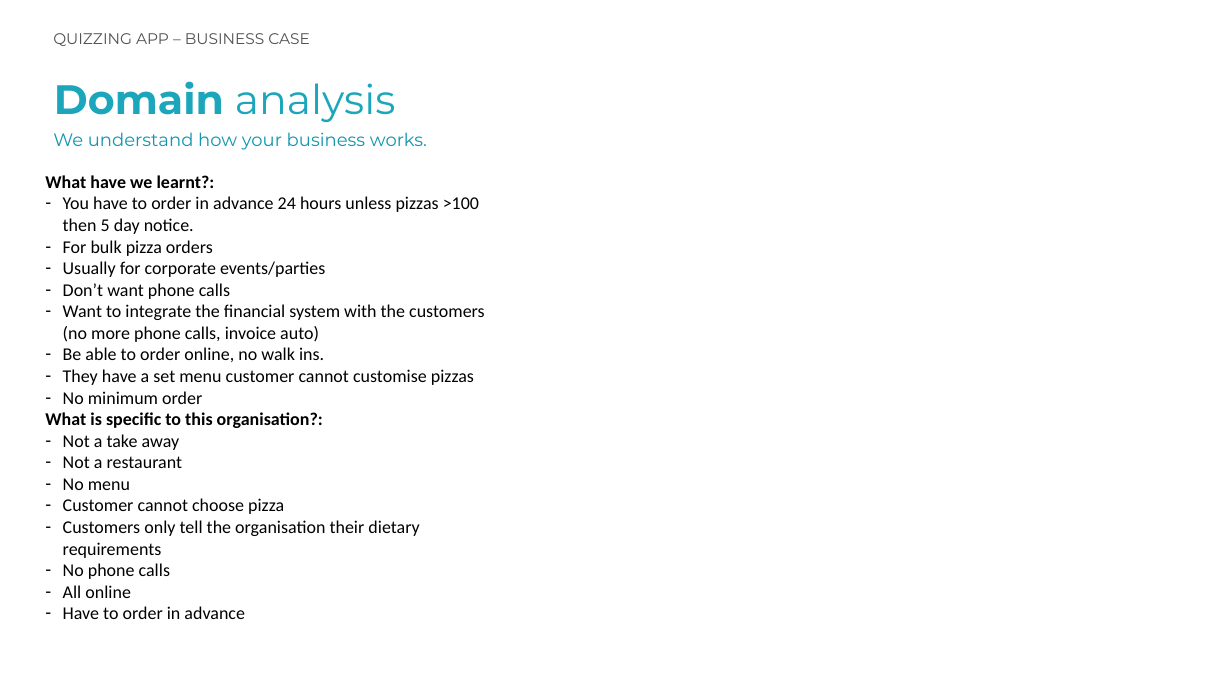
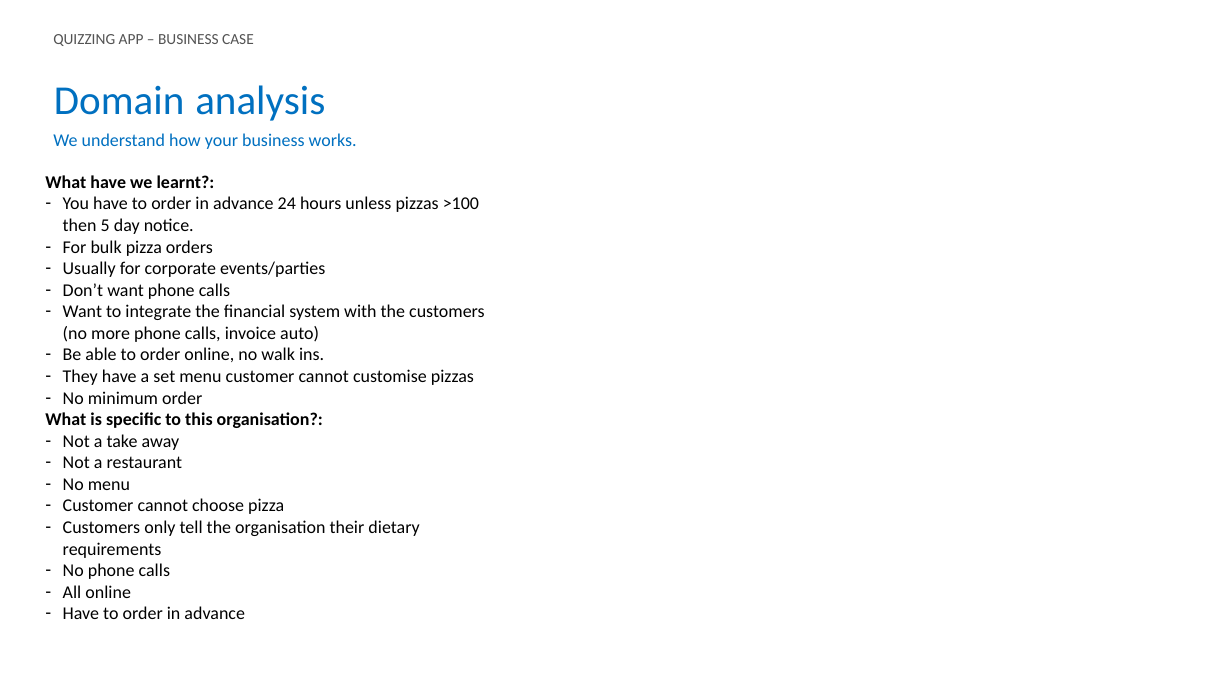
Before and after one commit to Joanajua/Quiz, a slide deck: slide 2 of Quiz - Documentation/QuizApp - Business Case.pptx. Drawn at 1232x693 pixels with LibreOffice and Linux fonts; fonts in the diff are those of the drawing. Boxes give left, top, right and bottom in pixels: in the first picture for what was removed or moved away, otherwise in the second. Text is boxed around its words. In the diff, an @@ line names an element or a change of style, - is before the commit and + after.

```diff
--- a/Quiz - Documentation/QuizApp - Business Case.pptx
+++ b/Quiz - Documentation/QuizApp - Business Case.pptx
@@ text "QUIZZING APP – BUSINESS CASE" at bbox=[53, 34, 254, 46]: font Montserrat to Calibri @@
@@ text "Domain analysis" at bbox=[54, 85, 325, 121]: font Montserrat to Calibri, text colour #1BA6BC to #0070C0; bold off in "Domain" @@
@@ text "We understand how your business ..." at bbox=[53, 133, 357, 149]: font Montserrat to Calibri, text colour #1396AE to #0070C0 @@
```
Also in this commit, not shown: 1 other slide changed, 5 other files.
